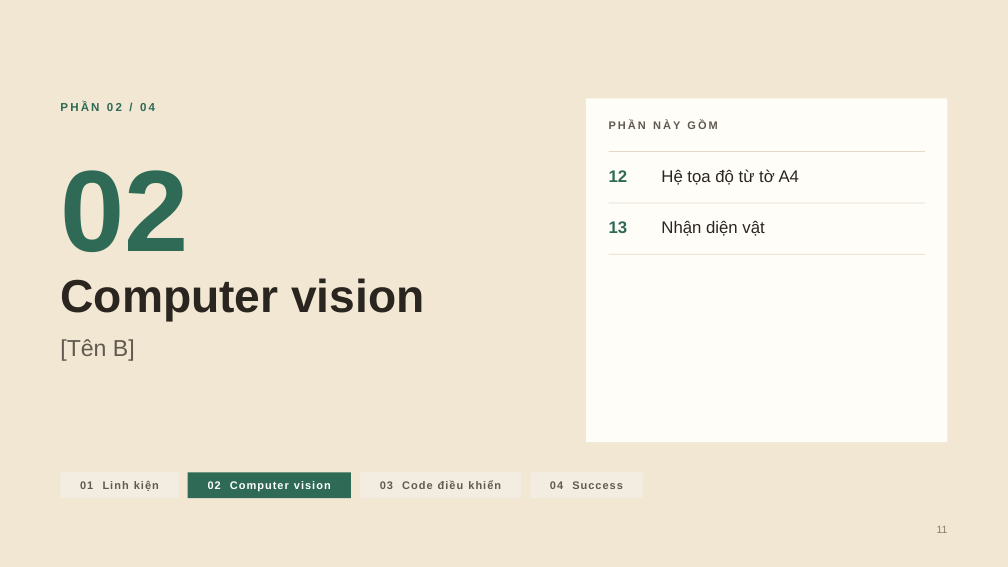
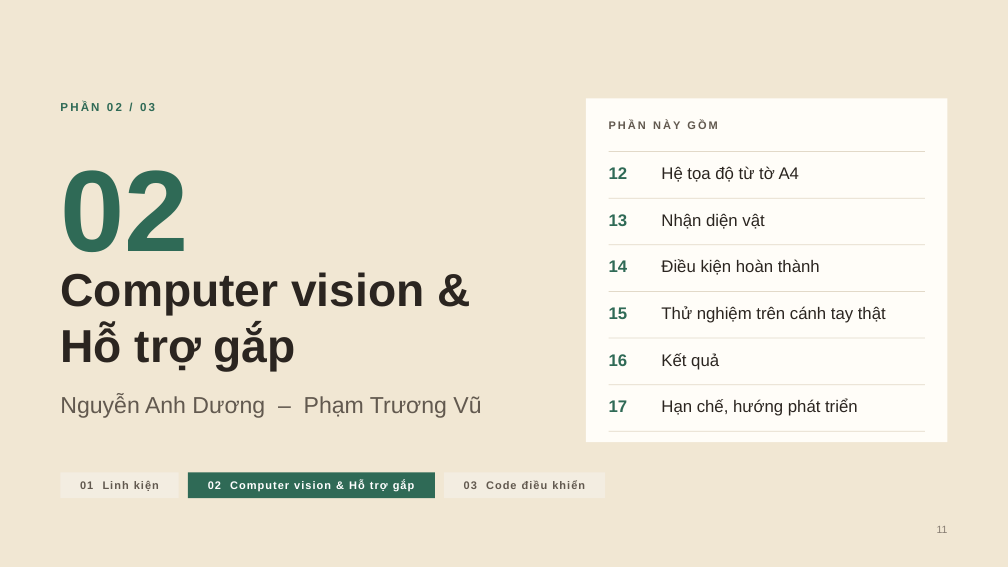
Before and after one commit to DuongNAD/Project_IoT, a slide deck: slide 11 of slides/Project_IoT_ThuyetTrinh.pptx. Drawn at 1008x567 pixels with LibreOffice and Linux fonts; fonts in the diff are those of the drawing. Boxes give left, top, right and bottom in pixels: in the first picture for what was removed or moved away, otherwise in the second. Text is boxed around its words. In the diff, an @@ line names an element or a change of style, - is before the commit and + after.

```diff
--- a/slides/Project_IoT_ThuyetTrinh.pptx
+++ b/slides/Project_IoT_ThuyetTrinh.pptx
@@ text at bbox=[60, 102, 155, 111]: text changed @@
-PHẦN 02 / 04
+PHẦN 02 / 03
@@ 2 texts, 1 rectangle: place and size @@
-2 texts, 1 rectangle at bbox=[609, 203, 925, 236]
+2 texts, 1 rectangle at bbox=[609, 198, 925, 229]
@@ rectangle: place and size @@
-rectangle at bbox=[609, 254, 925, 255]
+rectangle at bbox=[609, 244, 925, 245]
@@ text added at bbox=[609, 260, 628, 272], 16 pt, text #2F6A56, bold @@
+14
@@ text added at bbox=[661, 259, 820, 275], 16 pt, text #2B2520 @@
+Điều kiện hoàn thành
@@ text at bbox=[60, 272, 424, 372]: text changed @@
-Computer vision
+Computer vision &
+Hỗ trợ gắp
@@ rectangle added at bbox=[609, 291, 925, 292], fill #E2D9C8 @@
@@ text added at bbox=[609, 307, 628, 319], 16 pt, text #2F6A56, bold @@
+15
@@ text added at bbox=[661, 306, 886, 323], 16 pt, text #2B2520 @@
+Thử nghiệm trên cánh tay thật
@@ text removed at bbox=[60, 339, 135, 361] @@
-[Tên B]
@@ rectangle added at bbox=[609, 338, 925, 339], fill #E2D9C8 @@
@@ text added at bbox=[609, 354, 628, 366], 16 pt, text #2F6A56, bold @@
+16
@@ text added at bbox=[661, 353, 719, 370], 16 pt, text #2B2520 @@
+Kết quả
@@ rectangle added at bbox=[609, 384, 925, 385], fill #E2D9C8 @@
@@ text added at bbox=[60, 396, 481, 418], 22 pt, text #62594F @@
+Nguyễn Anh Dương – Phạm Trương Vũ
@@ text added at bbox=[609, 400, 628, 412], 16 pt, text #2F6A56, bold @@
+17
@@ text added at bbox=[661, 399, 858, 416], 16 pt, text #2B2520 @@
+Hạn chế, hướng phát triển
@@ rectangle added at bbox=[609, 431, 925, 432], fill #E2D9C8 @@
@@ rectangle "02 Computer vision & Hỗ ...": place and size @@
-rectangle "02 Computer vision & Hỗ ..." at bbox=[188, 473, 351, 498]
+rectangle "02 Computer vision & Hỗ ..." at bbox=[188, 473, 435, 498]
@@ rectangle "03 Code điều khiển": place and size @@
-rectangle "03 Code điều khiển" at bbox=[360, 473, 521, 498]
+rectangle "03 Code điều khiển" at bbox=[444, 473, 605, 498]
@@ rectangle removed at bbox=[530, 473, 643, 498] @@
-04 Success
@@ text in rectangle at bbox=[208, 481, 415, 492]: text changed @@
-02 Computer vision
+02 Computer vision & Hỗ trợ gắp
```
Also in this commit, not shown: 18 other slides changed, 1 slide removed, 26 other files.
